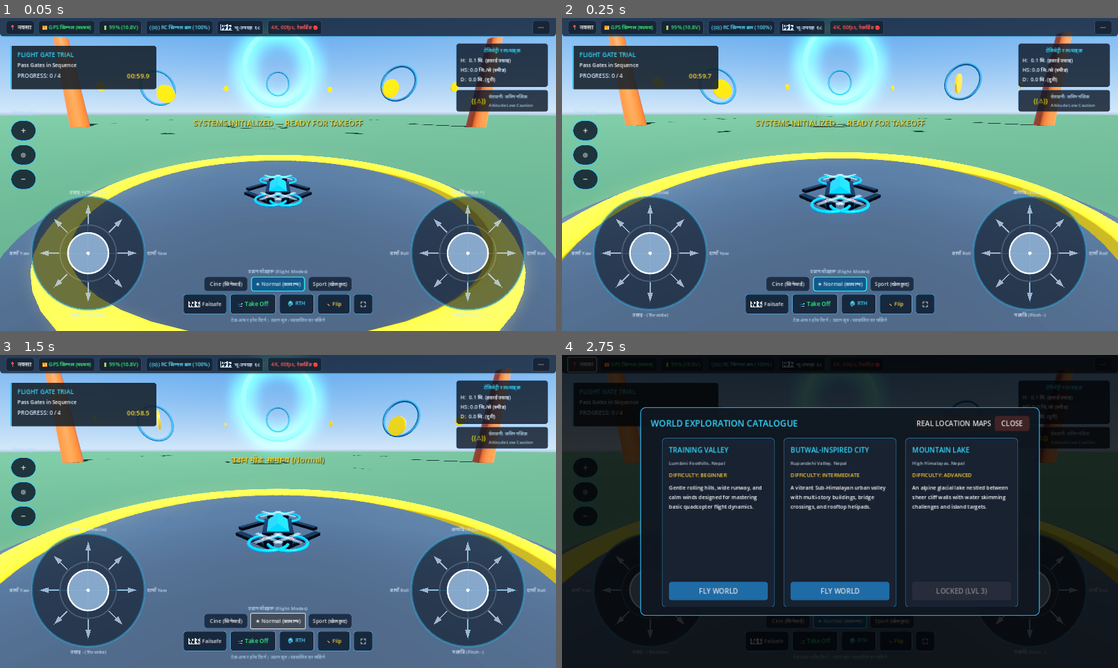
Above: before the commit, frames 1-4 (two rows, left to right).
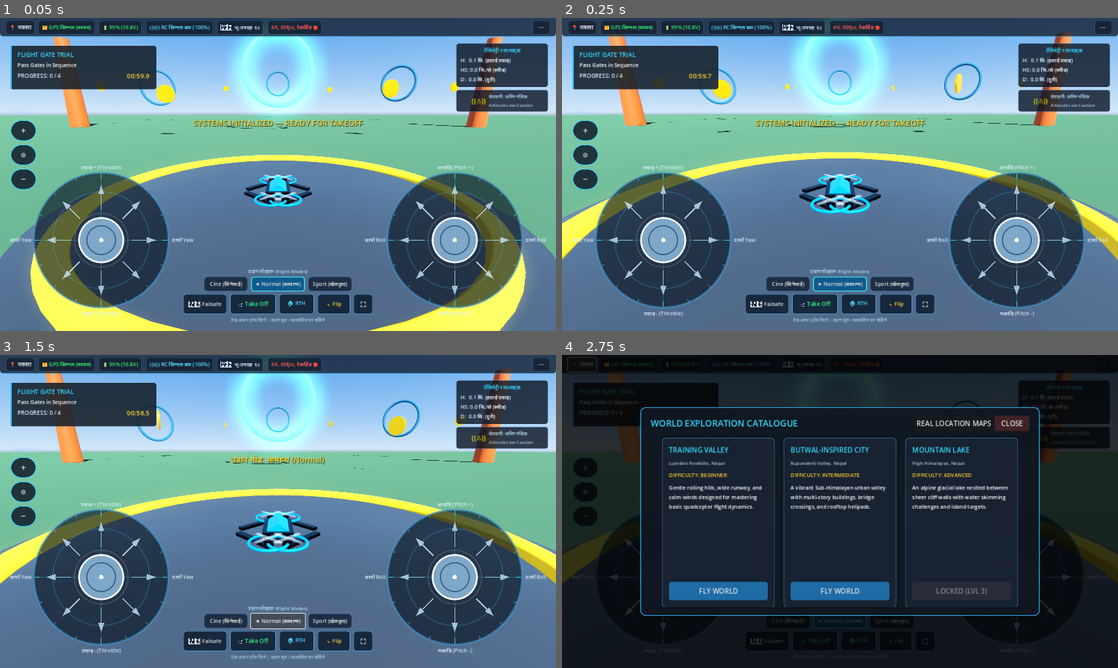
Above: after the commit, the same moments.

Repository: roadofriot/DroneGame
Game: Godot game, scene res://scenes/flight/FlightWorld.tscn
Same seed, same stepped clock (60 frames per second), same inputs: the game is played once before the commit and once after it.
Inputs:
- Up to frame 1 (0.05 s): no input
- Up to frame 2 (0.25 s): no input
- Up to frame 3 (1.5 s): click "★ Normal (सामान्य)" at 0.5 s; click "★ Normal (सामान्य)" at 1.25 s
- Up to frame 4 (2.75 s): click "📍 नक्सा" at 2 s

The runs differ from the first frame. In frame 1, 11% of the frame differs, in the area x 1-99%, y 23-96%; in frame 2, 11%; in frame 3, 11%; in frame 4, 1.2%.

Commit message:
refactor: enhance flight physics stability and virtual joystick responsiveness

Diff:
--- a/scripts/flight/FlightPhysics.gd
+++ b/scripts/flight/FlightPhysics.gd
@@ -78,12 +78,16 @@
 var rth_phase: int = 0 # 0: Ascend, 1: Cruise, 2: Land
 var rth_clearance_altitude: float = 5.0
 
-# PID Controllers for Auto-Level
-var pitch_pid_p: float = 6.0
-var pitch_pid_d: float = 1.2
-var roll_pid_p: float = 6.0
-var roll_pid_d: float = 1.2
-var yaw_rate_p: float = 3.5
+# Automatic Altitude Lock & Station Keeping State
+var held_flight_altitude: float = 3.0
+var has_flight_altitude_lock: bool = false
+
+# Tuned Critical-Damped PID Controllers for Rock-Solid Stability
+var pitch_pid_p: float = 5.5
+var pitch_pid_d: float = 2.8
+var roll_pid_p: float = 5.5
+var roll_pid_d: float = 2.8
+var yaw_rate_p: float = 4.2
 
 func _init() -> void:
 	_load_profiles()
@@ -91,8 +95,8 @@
 func _ready() -> void:
 	mass = drone_mass
 	gravity_scale = 1.0
-	linear_damp = 0.1
-	angular_damp = 0.1
+	linear_damp = 0.5
+	angular_damp = 2.0
 	max_contacts_reported = 4
 	contact_monitor = true
 	spawn_transform = global_transform
@@ -393,10 +397,27 @@
 		flight_boundary_reached.emit("GEOFENCE_RADIUS")
 
 	var hover_thrust = (drone_mass * 9.8) / (4.0 * max_thrust_per_motor)
-	var base_thrust = hover_thrust + (in_throttle * 0.45)
+	var base_thrust: float = hover_thrust
+
+	# Station-keeping Altitude Hold when vertical stick is neutral
+	if active_profile.get("altitude_hold", true):
+		if abs(in_throttle) < 0.04:
+			if not has_flight_altitude_lock:
+				held_flight_altitude = clampf(altitude_agl, 0.4, max_flight_altitude)
+				has_flight_altitude_lock = true
+			var alt_err = held_flight_altitude - altitude_agl
+			var vert_damping = linear_velocity.y * 0.40
+			base_thrust = clampf(hover_thrust + (alt_err * 0.22) - vert_damping, 0.15, 0.88)
+		else:
+			has_flight_altitude_lock = false
+			held_flight_altitude = altitude_agl
+			base_thrust = hover_thrust + (in_throttle * 0.45)
+	else:
+		base_thrust = hover_thrust + (in_throttle * 0.45)
+
 	# Tilt compensation: when tilted, increase thrust to maintain altitude
 	var cur_basis_tilt = global_transform.basis.orthonormalized() if (is_inside_tree() and is_node_ready()) else transform.basis.orthonormalized()
-	var tilt_comp = 1.0 / maxf(cur_basis_tilt.y.dot(Vector3.UP), 0.25)
+	var tilt_comp = 1.0 / maxf(cur_basis_tilt.y.dot(Vector3.UP), 0.35)
 	base_thrust = clampf(base_thrust * tilt_comp, 0.0, 1.0)
 
 	# In Acro mode, direct rate control without auto-level
@@ -436,19 +457,26 @@
 		if h_force.is_finite():
 			apply_central_force(h_force)
 	else:
-		# Active horizontal braking to maintain rock-solid hover
-		if cur_h_vel.length() > 0.02:
-			var brake_force = -cur_h_vel * 1.8 * drone_mass
+		# Rock-solid GPS-style horizontal braking when sticks centered
+		if cur_h_vel.length() > 0.01:
+			var brake_force = -cur_h_vel * 4.6 * drone_mass
 			if brake_force.is_finite():
 				apply_central_force(brake_force)
+		if cur_h_vel.length() < 0.08:
+			linear_velocity.x = move_toward(linear_velocity.x, 0.0, 12.0 * delta)
+			linear_velocity.z = move_toward(linear_velocity.z, 0.0, 12.0 * delta)
+		angular_velocity.x = move_toward(angular_velocity.x, 0.0, 14.0 * delta)
+		angular_velocity.z = move_toward(angular_velocity.z, 0.0, 14.0 * delta)
 
 	# Direct yaw angular response
 	if abs(in_yaw) > 0.03:
 		var max_yaw_rate_rad = deg_to_rad(active_profile.get("max_yaw_rate_deg", 120.0))
 		var target_yaw_w = in_yaw * max_yaw_rate_rad
 		var cur_yaw_w = angular_velocity.y
-		var yaw_torque_impulse = (target_yaw_w - cur_yaw_w) * 3.5 * (drone_mass * 0.045)
+		var yaw_torque_impulse = (target_yaw_w - cur_yaw_w) * 4.5 * (drone_mass * 0.045)
 		apply_torque(Vector3(0.0, yaw_torque_impulse, 0.0))
+	else:
+		angular_velocity.y = move_toward(angular_velocity.y, 0.0, 12.0 * delta)
 
 func _process_landing(delta: float) -> void:
 	# 1. Active horizontal braking
--- a/scripts/ui/VirtualJoystick.gd
+++ b/scripts/ui/VirtualJoystick.gd
@@ -1,15 +1,15 @@
 class_name VirtualJoystick
 extends Control
 
-## VirtualJoystick: Precision Multi-Touch Analog Stick with Ownership Pointer Isolation.
-## Guarantees simultaneous independent operation of left stick, right stick, and buttons
-## without pointer stealing, axis swapping, or stuck inputs on release/cancel.
+## VirtualJoystick: High-Performance Multi-Touch Analog Controller with Smooth Physics Animation.
+## Features enlarged touch footprint (370x370), responsive spring-damped knob animation,
+## illuminated aeronautical crosshairs, and zero axis interference.
 
 signal stick_moved(value: Vector2)
 signal stick_released
 
-@export var max_radius: float = 130.0
-@export var deadzone: float = 0.06
+@export var max_radius: float = 155.0
+@export var deadzone: float = 0.05
 @export var stick_name: String = "" # e.g. "THROTTLE / YAW" or "PITCH / ROLL"
 @export var stick_type: String = "LEFT" # "LEFT" or "RIGHT"
 
@@ -19,17 +19,24 @@
 
 var base_center: Vector2 = Vector2.ZERO
 var knob_pos: Vector2 = Vector2.ZERO
+var target_knob_pos: Vector2 = Vector2.ZERO
+
+# Animation & Touch State
+var active_glow_alpha: float = 0.0
+var pulse_time: float = 0.0
 
 func _ready() -> void:
-	custom_minimum_size = Vector2(310.0, 310.0)
+	custom_minimum_size = Vector2(370.0, 370.0)
 	base_center = size / 2.0
 	knob_pos = base_center
+	target_knob_pos = base_center
 	if not resized.is_connected(_on_resized):
 		resized.connect(_on_resized)
 
 func _on_resized() -> void:
 	base_center = size / 2.0
 	if not is_dragging:
+		target_knob_pos = base_center
 		knob_pos = base_center
 	queue_redraw()
 
@@ -37,19 +44,33 @@
 	if what == NOTIFICATION_APPLICATION_FOCUS_OUT or what == NOTIFICATION_WM_WINDOW_FOCUS_OUT or what == NOTIFICATION_PAUSED:
 		if is_dragging:
 			_release_stick()
+
+func _process(delta: float) -> void:
+	pulse_time += delta
+
+	# Smooth Spring Knob Animation: fast response under finger, smooth elastic bounce to center on release
+	var smooth_speed = 36.0 if is_dragging else 24.0
+	var prev_knob = knob_pos
+	knob_pos = knob_pos.lerp(target_knob_pos, clampf(smooth_speed * delta, 0.0, 1.0))
+
+	# Glow animation fade
+	var target_alpha = 1.0 if is_dragging else 0.0
+	active_glow_alpha = move_toward(active_glow_alpha, target_alpha, 4.0 * delta)
+
+	# Redraw if moving or animating glow
+	if knob_pos.distance_squared_to(prev_knob) > 0.01 or is_dragging or active_glow_alpha > 0.01:
+		queue_redraw()
 
 func _gui_input(event: InputEvent) -> void:
 	# Primary Touch Event Entrypoint
 	if event is InputEventScreenTouch:
 		if event.pressed and not is_dragging:
-			# Claim exclusive ownership of this touch pointer ID
 			is_dragging = true
-			Input.vibrate_handheld(25)  # Short haptic tap on touch start
+			Input.vibrate_handheld(25) # Crisp tactile response on contact
 			touch_pointer_id = event.index
-			_update_stick(event.position)
+			_update_stick_target(event.position)
 			accept_event()
 		elif not event.pressed and event.index == touch_pointer_id:
-			# Released by owner pointer
 			_release_stick()
 			accept_event()
 
@@ -59,7 +80,7 @@
 			if event.pressed and not is_dragging:
 				is_dragging = true
 				touch_pointer_id = 0
-				_update_stick(event.position)
+				_update_stick_target(event.position)
 				accept_event()
 			elif not event.pressed and is_dragging:
 				_release_stick()
@@ -73,7 +94,7 @@
 	if event is InputEventScreenDrag:
 		if event.index == touch_pointer_id:
 			var local_pos = get_global_transform().affine_inverse() * event.position
-			_update_stick(local_pos)
+			_update_stick_target(local_pos)
 
 	# Global release tracking - ensures no stuck sticks even if finger lifts outside rect
 	elif event is InputEventScreenTouch:
@@ -84,19 +105,19 @@
 	elif event is InputEventMouseMotion:
 		if touch_pointer_id == 0 and (event.button_mask & MOUSE_BUTTON_MASK_LEFT):
 			var local_pos = get_global_transform().affine_inverse() * event.position
-			_update_stick(local_pos)
+			_update_stick_target(local_pos)
 
 	elif event is InputEventMouseButton:
 		if event.button_index == MOUSE_BUTTON_LEFT and not event.pressed:
 			_release_stick()
 
-func _update_stick(pos: Vector2) -> void:
+func _update_stick_target(pos: Vector2) -> void:
 	var delta_vec = pos - base_center
 	var dist = delta_vec.length()
 	if dist > max_radius:
 		delta_vec = delta_vec.normalized() * max_radius
 
-	knob_pos = base_center + delta_vec
+	target_knob_pos = base_center + delta_vec
 
 	# Normalized mapping: X is right (+1) / left (-1), Y is up (+1) / down (-1)
 	var norm_x = delta_vec.x / max_radius
@@ -109,74 +130,96 @@
 
 	stick_vector = Vector2(norm_x, norm_y)
 	stick_moved.emit(stick_vector)
-	queue_redraw()
 
 func _release_stick() -> void:
 	is_dragging = false
 	touch_pointer_id = -1
-	knob_pos = base_center
+	target_knob_pos = base_center
 	stick_vector = Vector2.ZERO
 	stick_moved.emit(stick_vector)
 	stick_released.emit()
-	queue_redraw()
 
 func _draw() -> void:
-	# Outer Base Ring
-	var base_bg_color = Color(0.04, 0.08, 0.14, 0.60)
-	var ring_border_color = Color(0.15, 0.88, 1.0, 0.85) if is_dragging else Color(0.2, 0.65, 0.85, 0.5)
-	draw_circle(base_center, max_radius, base_bg_color)
-	draw_arc(base_center, max_radius, 0.0, TAU, 48, ring_border_color, 3.5, true)
-	draw_arc(base_center, max_radius * 0.5, 0.0, TAU, 32, Color(1, 1, 1, 0.18), 1.5, true)
-
-	# 8 Directional Guidance Arrows (Matching Controller Guide)
-	var arrow_color = Color(0.85, 0.92, 1.0, 0.70) if not is_dragging else Color(0.35, 0.95, 1.0, 0.90)
+	# 1. Outer Ambient Glow Halo
+	if active_glow_alpha > 0.05:
+		var glow_col = Color(0.1, 0.85, 1.0, 0.18 * active_glow_alpha)
+		draw_circle(base_center, max_radius * 1.15, glow_col)
+
+	# 2. Main Outer Base Ring (High-Tech Aeronautical Bezel)
+	var base_bg = Color(0.03, 0.07, 0.12, 0.65)
+	var outer_border = Color(0.15, 0.88, 1.0, 0.90) if is_dragging else Color(0.25, 0.60, 0.82, 0.55)
+	draw_circle(base_center, max_radius, base_bg)
+	draw_arc(base_center, max_radius, 0.0, TAU, 64, outer_border, 3.5, true)
+
+	# Concentric Intermediate Rings
+	draw_arc(base_center, max_radius * 0.72, 0.0, TAU, 48, Color(0.2, 0.75, 1.0, 0.22), 1.5, true)
+	draw_arc(base_center, max_radius * 0.40, 0.0, TAU, 32, Color(1, 1, 1, 0.15), 1.2, true)
+
+	# 3. Precision Compass Graduation Ticks (16 Ticks around circumference)
+	var tick_color = Color(0.7, 0.9, 1.0, 0.55)
+	for i in range(16):
+		var ang = (TAU / 16.0) * i
+		var dir = Vector2(cos(ang), sin(ang))
+		var is_cardinal = (i % 4 == 0)
+		var tick_len = 12.0 if is_cardinal else 6.0
+		var r_outer = max_radius - 2.0
+		var r_inner = r_outer - tick_len
+		var t_col = Color(0.2, 0.95, 1.0, 0.85) if is_cardinal else tick_color
+		var t_w = 2.5 if is_cardinal else 1.5
+		draw_line(base_center + dir * r_inner, base_center + dir * r_outer, t_col, t_w)
+
+	# 4. 8 Directional Guidance Arrows (High Contrast)
+	var arrow_color = Color(0.3, 0.95, 1.0, 0.95) if is_dragging else Color(0.85, 0.93, 1.0, 0.75)
 	for i in range(8):
-		var ang = (TAU / 8.0) * i - (PI / 2.0) # Start from top (0 = UP)
+		var ang = (TAU / 8.0) * i - (PI / 2.0)
 		var dir = Vector2(cos(ang), sin(ang))
 		var perp = Vector2(-dir.y, dir.x)
-		var p_start = base_center + dir * (max_radius * 0.52)
-		var p_tip = base_center + dir * (max_radius * 0.86)
-		var p_base = base_center + dir * (max_radius * 0.70)
-		var p_left = p_base + perp * 6.5
-		var p_right = p_base - perp * 6.5
+		var p_start = base_center + dir * (max_radius * 0.45)
+		var p_tip = base_center + dir * (max_radius * 0.82)
+		var p_base = base_center + dir * (max_radius * 0.68)
+		var p_left = p_base + perp * 7.0
+		var p_right = p_base - perp * 7.0
 		draw_line(p_start, p_base, arrow_color, 2.5)
 		draw_colored_polygon(PackedVector2Array([p_tip, p_left, p_right]), arrow_color)
 
-	# Crosshair Markings
-	var cross_color = Color(0.2, 0.8, 1.0, 0.25)
-	draw_line(base_center - Vector2(max_radius * 0.88, 0), base_center + Vector2(max_radius * 0.88, 0), cross_color, 1.5)
-	draw_line(base_center - Vector2(0, max_radius * 0.88), base_center + Vector2(0, max_radius * 0.88), cross_color, 1.5)
-
-	# Directional Vector Line when dragged
-	if is_dragging and knob_pos != base_center:
-		draw_line(base_center, knob_pos, Color(0.1, 0.95, 0.8, 0.7), 2.5)
-
-	# Thumb Knob
-	var knob_radius = max_radius * 0.36
-	var knob_color = Color(0.1, 0.9, 1.0, 0.9) if is_dragging else Color(0.65, 0.80, 0.95, 0.75)
-	draw_circle(knob_pos, knob_radius, knob_color)
-	draw_arc(knob_pos, knob_radius, 0.0, TAU, 32, Color(1, 1, 1, 0.95), 2.5, true)
-	draw_circle(knob_pos, 4.0, Color(1, 1, 1, 0.9))
-
-	# Axis Annotations (Bilingual labels matching Controller Reference Image)
+	# 5. Fine Reticle Crosshairs
+	var cross_color = Color(0.2, 0.85, 1.0, 0.28)
+	draw_line(base_center - Vector2(max_radius * 0.92, 0), base_center + Vector2(max_radius * 0.92, 0), cross_color, 1.5)
+	draw_line(base_center - Vector2(0, max_radius * 0.92), base_center + Vector2(0, max_radius * 0.92), cross_color, 1.5)
+
+	# 6. Connecting Dynamic Vector Line
+	if knob_pos.distance_to(base_center) > 4.0:
+		var line_color = Color(0.1, 0.98, 0.85, 0.75)
+		draw_line(base_center, knob_pos, line_color, 3.0)
+
+	# 7. Thumb Knob (Multi-ring precision tactile cap)
+	var knob_radius = max_radius * 0.33
+	var knob_fill = Color(0.08, 0.75, 0.95, 0.92) if is_dragging else Color(0.60, 0.78, 0.92, 0.78)
+	var knob_stroke = Color(1.0, 1.0, 1.0, 0.95)
+	draw_circle(knob_pos, knob_radius, knob_fill)
+	draw_arc(knob_pos, knob_radius, 0.0, TAU, 36, knob_stroke, 2.8, true)
+	draw_arc(knob_pos, knob_radius * 0.65, 0.0, TAU, 24, Color(0.05, 0.2, 0.35, 0.6), 1.5, true)
+	draw_circle(knob_pos, 5.0, Color(1, 1, 1, 0.98))
+
+	# 8. Bilingual Directional Annotations
 	var font = ThemeDB.fallback_font
 	if font:
-		var lbl_col = Color(0.85, 0.92, 1.0, 0.85)
+		var lbl_col = Color(0.88, 0.94, 1.0, 0.90)
 		if stick_type == "LEFT":
 			# Top: Throttle +
-			draw_string(font, Vector2(base_center.x - 70, base_center.y - max_radius - 6), "उचाइ + (Throttle)", HORIZONTAL_ALIGNMENT_CENTER, 140, 11, lbl_col)
+			draw_string(font, Vector2(base_center.x - 75, base_center.y - max_radius - 8), "उचाइ + (Throttle)", HORIZONTAL_ALIGNMENT_CENTER, 150, 12, lbl_col)
 			# Bottom: Throttle -
-			draw_string(font, Vector2(base_center.x - 70, base_center.y + max_radius + 16), "उचाइ - (Throttle)", HORIZONTAL_ALIGNMENT_CENTER, 140, 11, lbl_col)
+			draw_string(font, Vector2(base_center.x - 75, base_center.y + max_radius + 18), "उचाइ - (Throttle)", HORIZONTAL_ALIGNMENT_CENTER, 150, 12, lbl_col)
 			# Left: Yaw Left
-			draw_string(font, Vector2(base_center.x - max_radius - 95, base_center.y + 4), "बायाँ Yaw", HORIZONTAL_ALIGNMENT_RIGHT, 90, 11, lbl_col)
+			draw_string(font, Vector2(base_center.x - max_radius - 105, base_center.y + 4), "बायाँ Yaw", HORIZONTAL_ALIGNMENT_RIGHT, 100, 12, lbl_col)
 			# Right: Yaw Right
-			draw_string(font, Vector2(base_center.x + max_radius + 6, base_center.y + 4), "दायाँ Yaw", HORIZONTAL_ALIGNMENT_LEFT, 90, 11, lbl_col)
+			draw_string(font, Vector2(base_center.x + max_radius + 8, base_center.y + 4), "दायाँ Yaw", HORIZONTAL_ALIGNMENT_LEFT, 100, 12, lbl_col)
 		else:
 			# Top: Pitch Forward
-			draw_string(font, Vector2(base_center.x - 70, base_center.y - max_radius - 6), "अगाडि (Pitch +)", HORIZONTAL_ALIGNMENT_CENTER, 140, 11, lbl_col)
+			draw_string(font, Vector2(base_center.x - 75, base_center.y - max_radius - 8), "अगाडि (Pitch +)", HORIZONTAL_ALIGNMENT_CENTER, 150, 12, lbl_col)
 			# Bottom: Pitch Backward
-			draw_string(font, Vector2(base_center.x - 70, base_center.y + max_radius + 16), "पछाडि (Pitch -)", HORIZONTAL_ALIGNMENT_CENTER, 140, 11, lbl_col)
+			draw_string(font, Vector2(base_center.x - 75, base_center.y + max_radius + 18), "पछाडि (Pitch -)", HORIZONTAL_ALIGNMENT_CENTER, 150, 12, lbl_col)
 			# Left: Roll Left
-			draw_string(font, Vector2(base_center.x - max_radius - 95, base_center.y + 4), "बायाँ Roll", HORIZONTAL_ALIGNMENT_RIGHT, 90, 11, lbl_col)
+			draw_string(font, Vector2(base_center.x - max_radius - 105, base_center.y + 4), "बायाँ Roll", HORIZONTAL_ALIGNMENT_RIGHT, 100, 12, lbl_col)
 			# Right: Roll Right
-			draw_string(font, Vector2(base_center.x + max_radius + 6, base_center.y + 4), "दायाँ Roll", HORIZONTAL_ALIGNMENT_LEFT, 90, 11, lbl_col)
+			draw_string(font, Vector2(base_center.x + max_radius + 8, base_center.y + 4), "दायाँ Roll", HORIZONTAL_ALIGNMENT_LEFT, 100, 12, lbl_col)
